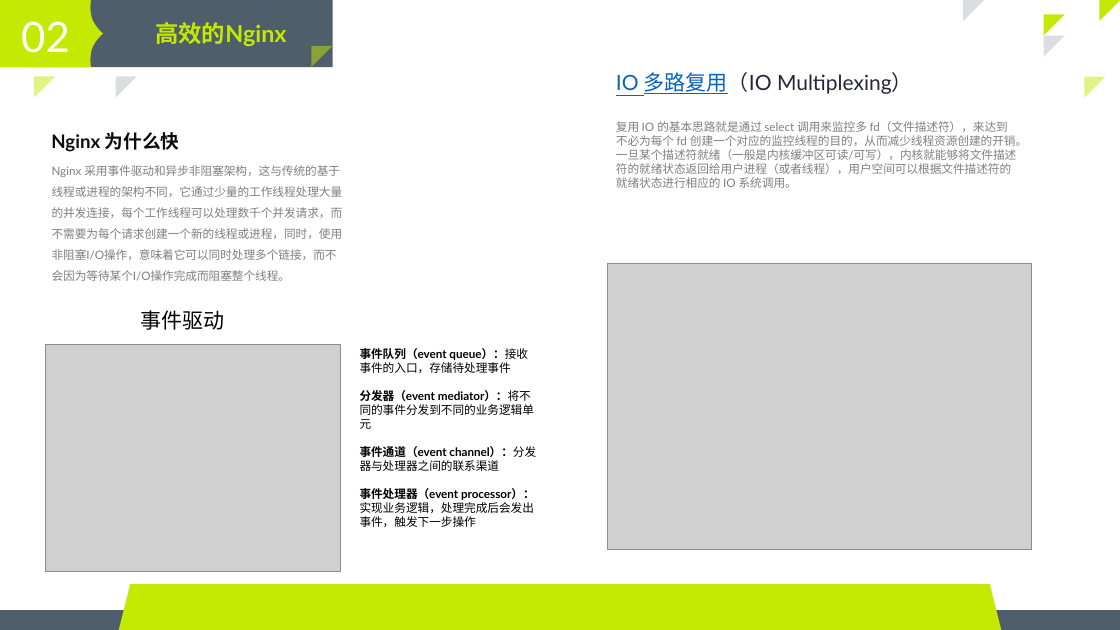
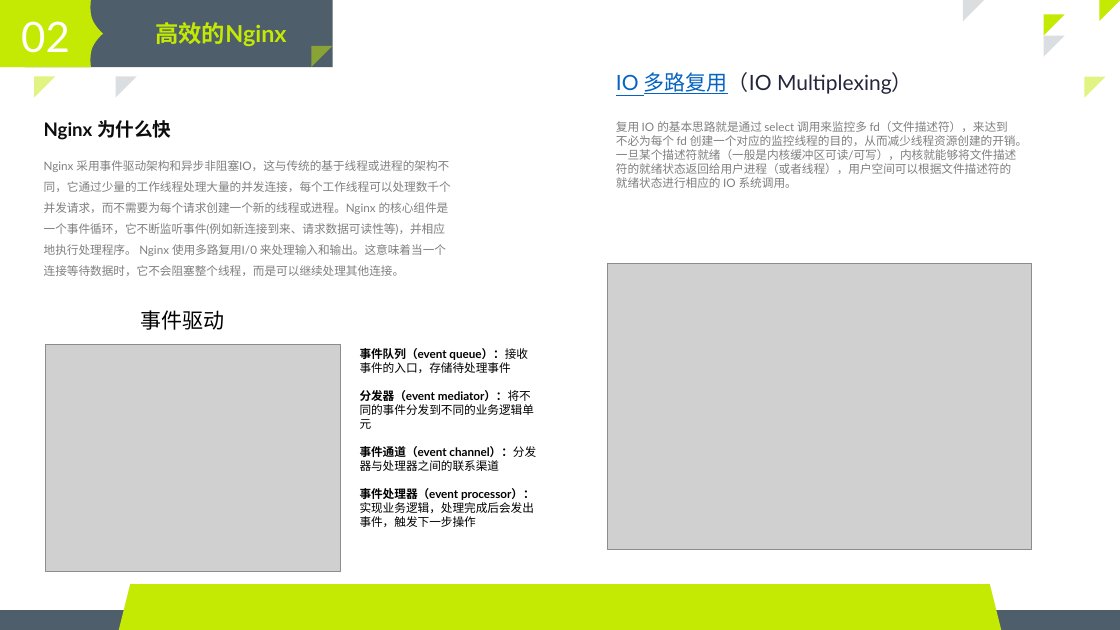
Before and after one commit to WcjKaos/openresty-demo, a slide deck: slide 5 of OpenResty基础入门.pptx. Drawn at 1120x630 pixels with LibreOffice and Linux fonts; fonts in the diff are those of the drawing; grey boxes stand for pictures; background and template pictures are left out. Boxes give left, top, right and bottom in pixels: in the first picture for what was removed or moved away, otherwise in the second. Text is boxed around its words. In the diff, an @@ line names an element or a change of style, - is before the commit and + after.

```diff
--- a/OpenResty基础入门.pptx
+++ b/OpenResty基础入门.pptx
@@ text "Nginx 为什么快": place and size @@
-text "Nginx 为什么快" at [51, 132, 179, 152]
+text "Nginx 为什么快" at [44, 120, 171, 140]
@@ text at [44, 160, 451, 276]: text changed @@
-Nginx 采用事件驱动和异步非阻塞架构，这与传统的基于线程或进程的架构不同，它通过少量的工作线程处理大量的并发连接，每个工作线程可以处理数千个并发请求，而不需要为每个请求创建一个新的线程或进程，同时，使用非阻塞I/O操作，意味着它可以同时处理多个链接，而不会因为等待某个I/O操作完成而阻塞整个线程。
+Nginx 采用事件驱动架构和异步非阻塞IO，这与传统的基于线程或进程的架构不同，它通过少量的工作线程处理大量的并发连接，每个工作线程可以处理数千个并发请求，而不需要为每个请求创建一个新的线程或进程。Nginx 的核心组件是一个事件循环，它不断监听事件(例如新连接到来、请求数据可读性等)，并相应地执行处理程序。 Nginx 使用多路复用I/0 来处理输入和输出。这意味着当一个连接等待数据时，它不会阻塞整个线程，而是可以继续处理其他连接。
```
Also in this commit, not shown: 1 other file.
